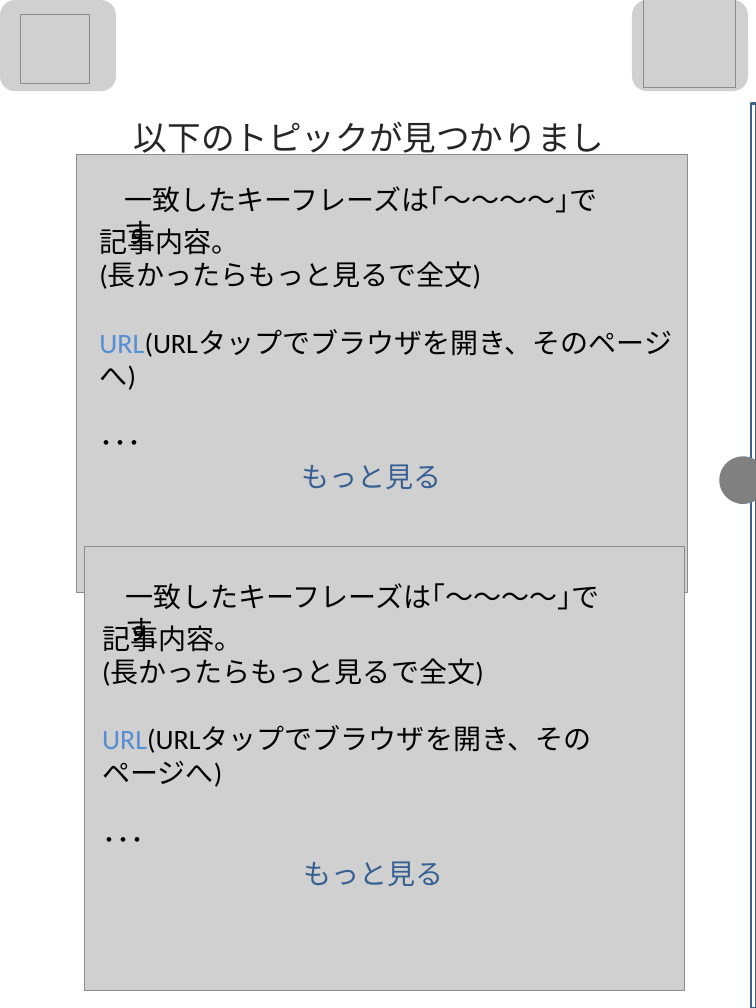
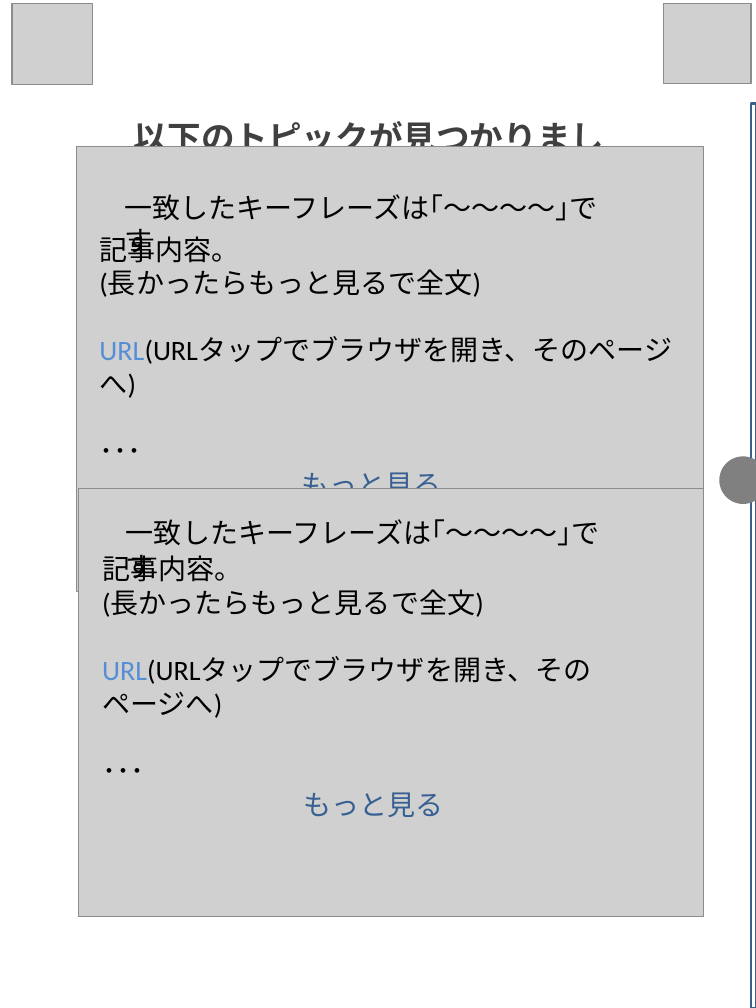
Before and after one commit to kirikiriyamama/topick, a slide deck: slide 4 of client/UI/UI.pptx. Drawn at 756x1008 pixels with LibreOffice and Linux fonts; fonts in the diff are those of the drawing; grey boxes stand for pictures; background and template pictures are left out. Boxes give left, top, right and bottom in pixels: in the first picture for what was removed or moved away, otherwise in the second. Text is boxed around its words. In the diff, an @@ line names an element or a change of style, - is before the commit and + after.

Commit message:
変更点:画面5･6のキーフレーズを削除するばつ印を画像に,その他画像のサイズ調整等 closes #62

```diff
--- a/client/UI/UI.pptx
+++ b/client/UI/UI.pptx
@@ picture removed at <box>0,0,116,92</box> @@
@@ picture: place and size @@
-picture at <box>21,15,90,84</box>
+picture at <box>12,4,93,85</box>
@@ picture removed at <box>644,0,736,88</box> @@
@@ picture: place and size @@
-picture at <box>632,0,748,92</box>
+picture at <box>663,4,751,84</box>
@@ text "以下のトピックが見つかりました。" at <box>134,121,604,200</box>: text colour #262626 to #404040, bold on @@
@@ picture: place and size @@
-picture at <box>77,155,687,593</box>
+picture at <box>77,147,704,592</box>
@@ text "一致したキーフレーズは｢～～～～｣です": place and size @@
-text "一致したキーフレーズは｢～～～～｣です" at <box>124,186,598,213</box>
+text "一致したキーフレーズは｢～～～～｣です" at <box>124,194,598,221</box>
@@ text "記事内容。" rewrapped from <box>99,224,672,489</box> to <box>99,232,672,489</box> @@
@@ picture: place and size @@
-picture at <box>85,546,684,990</box>
+picture at <box>79,488,704,916</box>
@@ text "一致したキーフレーズは｢～～～～｣です": place and size @@
-text "一致したキーフレーズは｢～～～～｣です" at <box>126,583,600,610</box>
+text "一致したキーフレーズは｢～～～～｣です" at <box>126,519,600,546</box>
@@ text "記事内容。": place and size @@
-text "記事内容。" at <box>102,621,591,886</box>
+text "記事内容。" at <box>102,555,591,817</box>
```
Also in this commit, not shown: 5 other slides changed, 1 slide added, 1 slide removed, 12 other files.
